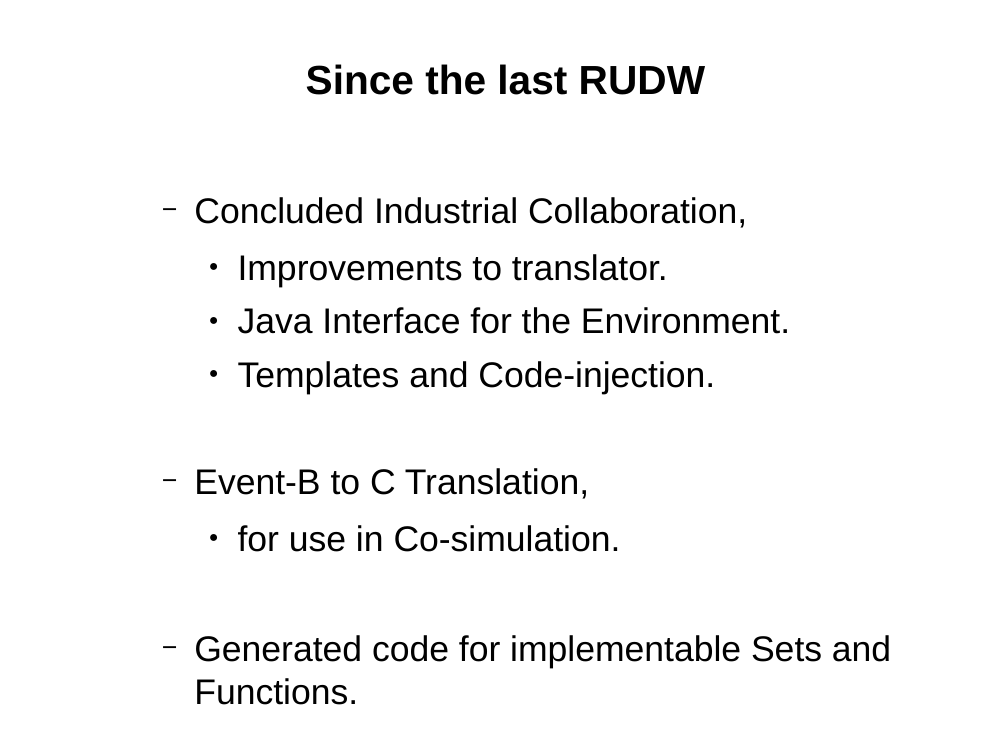
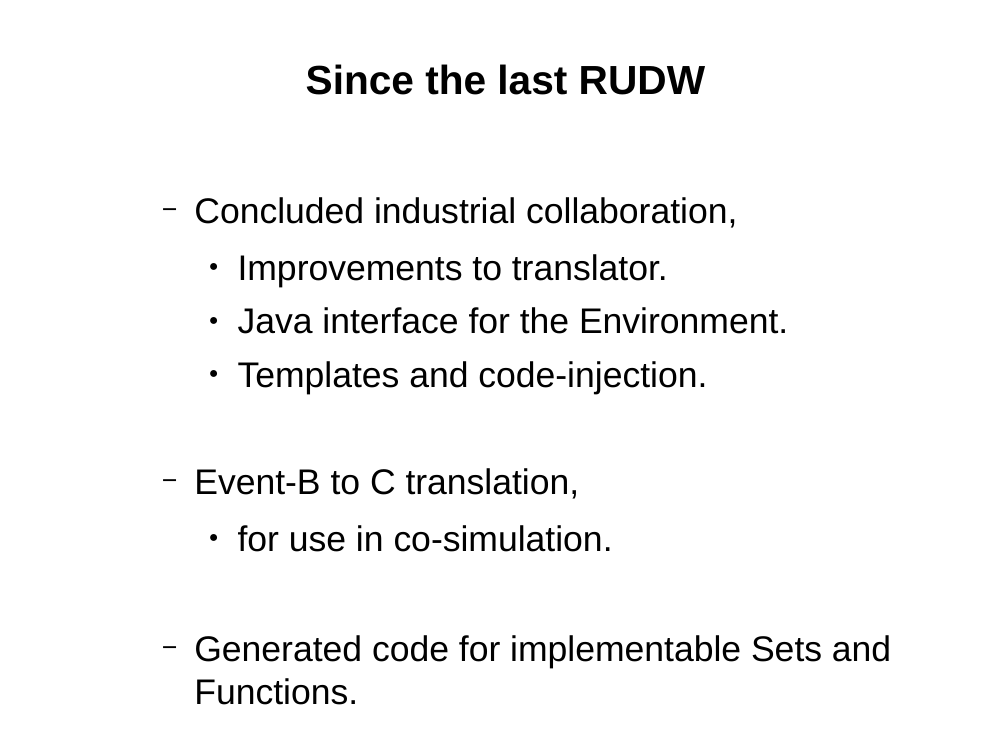
Before and after one commit to weetmuts/rodin-b-sharp-iUML_B_Utils, a slide deck: slide 2 of work/store/Writing/RUDW2014(accepted)/presentation/RUDW2014presentation.odp. Drawn at 1008x756 pixels with LibreOffice and Linux fonts; fonts in the diff are those of the drawing. Boxes give left, top, right and bottom in pixels: in the first picture for what was removed or moved away, otherwise in the second. Text is boxed around its words. In the diff, an @@ line names an element or a change of style, - is before the commit and + after.

```diff
--- a/work/store/Writing/RUDW2014(accepted)/presentation/RUDW2014presentation.odp
+++ b/work/store/Writing/RUDW2014(accepted)/presentation/RUDW2014presentation.odp
@@ text at [194, 197, 737, 228]: text changed @@
-  − Concluded Industrial Collaboration,
+  − Concluded industrial collaboration,
@@ text at [194, 307, 788, 552]: text changed @@
-    ● Java Interface for the Environment.
-    ● Templates and Code-injection.
-  − Event-B to C Translation,
-    ● for use in Co-simulation.
+    ● Java interface for the Environment.
+    ● Templates and code-injection.
+  − Event-B to C translation,
+    ● for use in co-simulation.
```
Also in this commit, not shown: 5 other slides changed, 11 other files.
